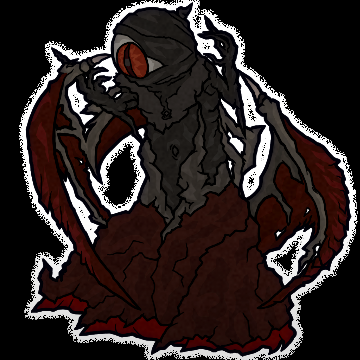
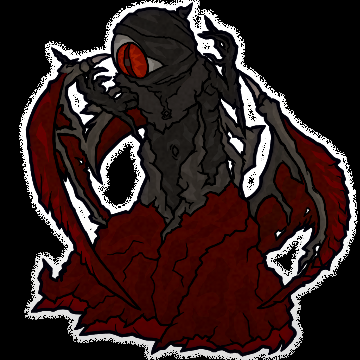
Comparing the layer stacks of the two 360x360 images. Changes:
painted on "red" over [29, 44, 348, 353]
